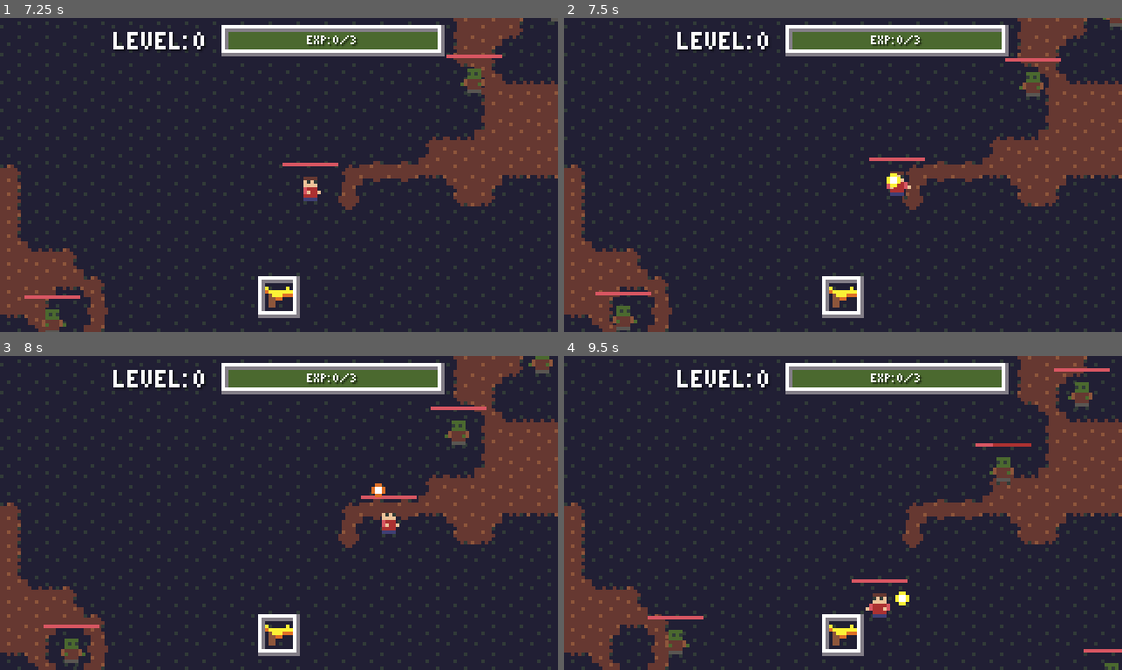
Above: before the commit, frames 1-4 (two rows, left to right).
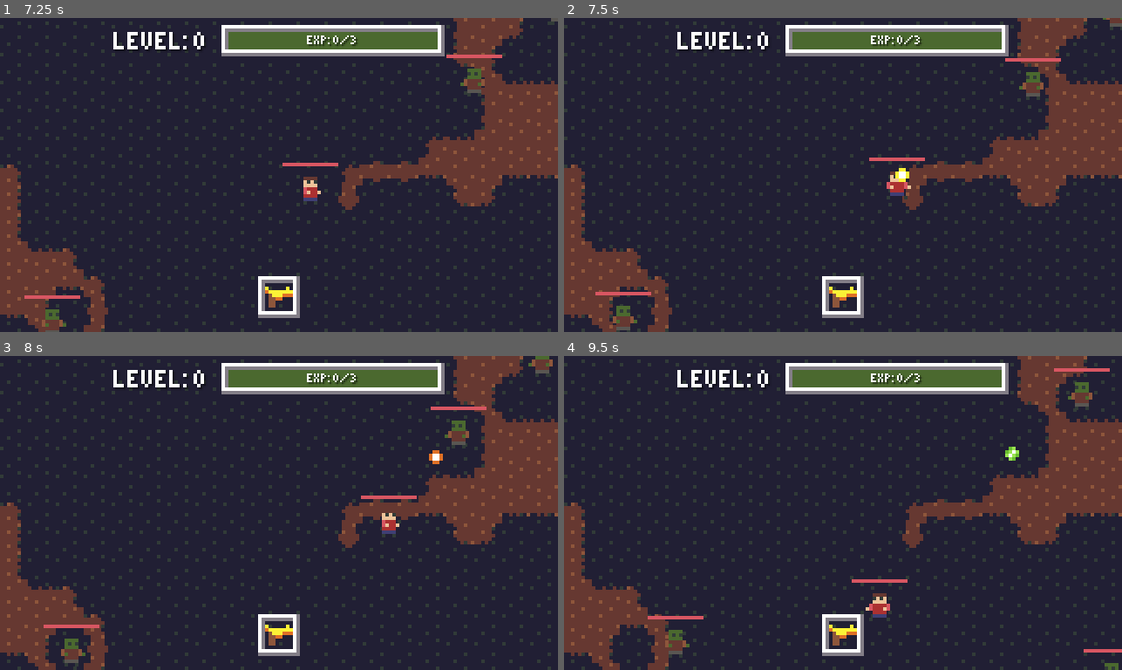
Above: after the commit, the same moments.

Repository: Joeyduch/Pixel_Survivor_TonyGameJam_Feb2025
Game: Godot game, scene res://Scenes/Main.tscn
Same seed, same stepped clock (60 frames per second), same inputs: the game is played once before the commit and once after it.
Inputs:
- Up to frame 1 (7.25 s): tap Enter at 0.5 s; hold D (Control_Right) 0.53-1.28 s; hold Space (Control_A) 0.53-1.28 s; hold S (Control_Down) 1.28-2.03 s; tap Space (Control_A) every 1.5 s from 1.35 to 5.85 s; hold D (Control_Right) 2.03-2.78 s; hold Space (Control_A) 2.03-2.78 s; hold W (Control_Up) 2.78-3.53 s; hold Space (Control_A) 3.53-4.28 s; hold A (Control_Left) 3.53-5.03 s; hold S (Control_Down) 5.03-5.78 s; hold Space (Control_A) 5.03-5.78 s; hold D (Control_Right) 5.78-6.53 s; hold W (Control_Up) from 6.53 s (still down); hold Space (Control_A) from 6.53 s (still down)
- Up to frame 2 (7.5 s): release W (Control_Up) at 7.28 s; release Space (Control_A) at 7.28 s; hold D (Control_Right) from 7.28 s (still down); tap Space (Control_A) at 7.35 s
- Up to frame 3 (8 s): keep holding D (Control_Right)
- Up to frame 4 (9.5 s): release D (Control_Right) at 8.03 s; hold S (Control_Down) 8.03-8.78 s; hold Space (Control_A) 8.03-8.78 s; hold A (Control_Left) from 8.78 s (still down); tap Space (Control_A) at 8.85 s

Frame 1 is identical in both runs. In frame 2, 0.1% of the frame differs, in the area x 57-62%, y 47-54%; in frame 3, 0.2%; in frame 4, 0.5%, in the area x 59-84%, y 27-80%.

Commit message:
Added new projectiles (bomb & fire) + Added NewProjectileUpgrade + Added Explosion + Added sprites + Hotfixes

Diff:
--- /dev/null
+++ b/Classes/Upgrades/NewProjectileUpgrade.gd
@@ -0,0 +1,20 @@
+class_name NewProjectileUpgrade extends WeaponBaseUpgrade
+
+var projectile_scenes:Array[PackedScene] = [
+	preload("res://Scenes/Objects/Projectile/ProjectileFire/ProjectileFire.tscn"),
+	preload("res://Scenes/Objects/Projectile/ProjectileBomb/ProjectileBomb.tscn"),
+]
+
+
+func apply(receiver:Entity) -> void:
+	super(receiver)
+
+	var chosen_weapon:BaseWeapon = get_random_weapon(receiver)
+	if not chosen_weapon: return
+
+	upgrade_icon = chosen_weapon.icon
+
+	var new_projectile:PackedScene = projectile_scenes[randi_range(0, projectile_scenes.size()-1)]
+	chosen_weapon.scene_projectile = new_projectile
+
+	print("%s got a new projectile on a random weapon." % [receiver.name])
--- a/Classes/Upgrades/WeaponCooldownUpgrade.gd
+++ b/Classes/Upgrades/WeaponCooldownUpgrade.gd
@@ -8,9 +8,9 @@
 	super(receiver)
 
 	var chosen_weapon:BaseWeapon = get_random_weapon(receiver)
-	if chosen_weapon:
-		chosen_weapon.cooldown_time *= time_scale
+	if not chosen_weapon: return
 
+	chosen_weapon.cooldown_time *= time_scale
 	upgrade_icon = chosen_weapon.icon
 
 	print("%s SCALED THE COOLDOWN OF WEAPON %s BY %s, NOW AT %s" % [
--- a/Classes/Upgrades/WeaponDamageUpgrade.gd
+++ b/Classes/Upgrades/WeaponDamageUpgrade.gd
@@ -8,9 +8,9 @@
 	super(receiver)
 
 	var chosen_weapon:BaseWeapon = get_random_weapon(receiver)
-	if chosen_weapon:
-		chosen_weapon.damage += damage_bonus
+	if not chosen_weapon: return
 
+	chosen_weapon.damage_modifier += damage_bonus
 	upgrade_icon = chosen_weapon.icon
 
 	print("%s ADDED %s DAMAGE TO WEAPON %s" % [
--- a/Classes/Upgrades/WeaponShotUpgrade.gd
+++ b/Classes/Upgrades/WeaponShotUpgrade.gd
@@ -8,9 +8,9 @@
 	super(receiver)
 
 	var chosen_weapon:BaseWeapon = get_random_weapon(receiver)
-	if chosen_weapon:
-		chosen_weapon.projectiles_per_shot += shot_amount_bonus
+	if not chosen_weapon: return
 
+	chosen_weapon.projectiles_per_shot += shot_amount_bonus
 	upgrade_icon = chosen_weapon.icon
 
 	print("%s ADDED %s MORE PROJECTILE PER SHOT FOR WEAPON %s" % [
--- a/Classes/Upgrades/WeaponSpreadUpgrade.gd
+++ b/Classes/Upgrades/WeaponSpreadUpgrade.gd
@@ -7,9 +7,9 @@
 	super(receiver)
 
 	var chosen_weapon:BaseWeapon = get_random_weapon(receiver)
-	if chosen_weapon:
-		chosen_weapon.spread *= spread_scale
+	if not chosen_weapon: return
 
+	chosen_weapon.spread *= spread_scale
 	upgrade_icon = chosen_weapon.icon
 
 	print("%s SCALED THE SPREAD OF WEAPON %s BY %s, NOW AT %s" % [
--- /dev/null
+++ b/Resources/Upgrades/NewProjectileUpgrade.tres
@@ -0,0 +1,11 @@
+[gd_resource type="Resource" script_class="NewProjectileUpgrade" load_steps=3 format=3 uid="uid://dgi4mnxfxaae2"]
+
+[ext_resource type="Script" uid="uid://dkbtaxsejlwbo" path="res://Classes/Upgrades/NewProjectileUpgrade.gd" id="1_th5vh"]
+[ext_resource type="Texture2D" uid="uid://bd7ng6dy3x7kx" path="res://Assets/Sprites/UI/Icon/UI_Icon_Plus_Blue.png" id="2_xpnn6"]
+
+[resource]
+script = ExtResource("1_th5vh")
+upgrade_name = "New Projectile"
+upgrade_icon = ExtResource("2_xpnn6")
+description = "A random weapon gains a random projectile type."
+metadata/_custom_type_script = "uid://dkbtaxsejlwbo"
--- a/Resources/Upgrades/UpgradesLists/WeaponUpgradesList.tres
+++ b/Resources/Upgrades/UpgradesLists/WeaponUpgradesList.tres
@@ -7,11 +7,12 @@
 [ext_resource type="Resource" uid="uid://bn4bjufkdnka4" path="res://Resources/Upgrades/WeaponShotUpgradeI.tres" id="5_4yox4"]
 [ext_resource type="Resource" uid="uid://cm3ob2e6lbc2v" path="res://Resources/Upgrades/WeaponDamageUpgradeI.tres" id="6_jgb2s"]
 [ext_resource type="Resource" uid="uid://d10ri6t8kf7cv" path="res://Resources/Upgrades/WeaponCooldownUpgradeI.tres" id="7_1bpo1"]
+[ext_resource type="Resource" uid="uid://dgi4mnxfxaae2" path="res://Resources/Upgrades/NewProjectileUpgrade.tres" id="8_1bpo1"]
 
 [resource]
 script = ExtResource("1_2nibw")
 list_thumbnail = ExtResource("1_4yox4")
 description = "Gain a random weapon upgrade."
-upgrades_list = Array[ExtResource("2_s8i44")]([ExtResource("4_4yox4"), ExtResource("7_1bpo1"), ExtResource("6_jgb2s"), ExtResource("5_4yox4")])
-chance_list = Array[float]([0.25, 0.25, 0.25, 0.25])
+upgrades_list = Array[ExtResource("2_s8i44")]([ExtResource("4_4yox4"), ExtResource("7_1bpo1"), ExtResource("6_jgb2s"), ExtResource("5_4yox4"), ExtResource("8_1bpo1")])
+chance_list = Array[float]([0.2, 0.2, 0.2, 0.2, 0.2])
 metadata/_custom_type_script = "uid://dml77484382lg"
--- a/Resources/Upgrades/WeaponShotUpgradeI.tres
+++ b/Resources/Upgrades/WeaponShotUpgradeI.tres
@@ -1,7 +1,7 @@
 [gd_resource type="Resource" script_class="WeaponShotUpgrade" load_steps=3 format=3 uid="uid://bn4bjufkdnka4"]
 
 [ext_resource type="Script" uid="uid://b8innuvwarqvx" path="res://Classes/Upgrades/WeaponShotUpgrade.gd" id="1_cnpe5"]
-[ext_resource type="Texture2D" uid="uid://bd7ng6dy3x7kx" path="res://Assets/Sprites/UI/Icon/UI_Icon_Plus_Blue.png" id="2_f8nc6"]
+[ext_resource type="Texture2D" uid="uid://brjlmuuay8ofl" path="res://Assets/Sprites/UI/Icon/UI_Icon_Charge_Yellow.png" id="2_f8nc6"]
 
 [resource]
 script = ExtResource("1_cnpe5")
--- a/Scenes/Components/Weapons/BaseWeapon/BaseWeapon.gd
+++ b/Scenes/Components/Weapons/BaseWeapon/BaseWeapon.gd
@@ -6,7 +6,7 @@
 @export var icon:Texture2D = null
 @export var scene_projectile:PackedScene = null
 @export var is_auto_fire:bool = true
-@export var damage:int = 1
+@export var damage_modifier:int = 0
 @export var projectiles_per_shot:int = 1: set = set_projectiles_per_shot
 @export var cooldown_time:float = 1: set = set_cooldown_time
 @export var spread:float = 15: set = set_spread
@@ -57,7 +57,7 @@
 		var parent_entity:Entity = get_parent_weapon_set().get_entity_holder()
 		projectile.creator = parent_entity
 		projectile.team = parent_entity.team
-		projectile.damage = damage
+		projectile.base_damage += damage_modifier
 		# set direction (with spread)
 		var angle_offset:float = randf_range(-spread/2, spread/2)
 		if projectiles_per_shot > 1:
--- a/Scenes/Main.tscn
+++ b/Scenes/Main.tscn
@@ -19,9 +19,9 @@
 [ext_resource type="PackedScene" uid="uid://d3vuhsylt2ro2" path="res://Scenes/UserInterface/UIComponents/UIBorderIcon/UIBorderIcon.tscn" id="17_2w5on"]
 [ext_resource type="Script" uid="uid://05kboq8epbyr" path="res://Scenes/UserInterface/Menus/NewWeapon/NewWeaponMenu.gd" id="17_346fj"]
 [ext_resource type="Texture2D" uid="uid://danjgn8xgxh33" path="res://Assets/Sprites/Misc/Gun.png" id="19_0sclb"]
-[ext_resource type="Texture2D" uid="uid://cwd5hjrsajgoh" path="res://Assets/Sprites/Misc/Eye.png" id="20_hwpts"]
-[ext_resource type="Texture2D" uid="uid://c7wxbpahj3e1y" path="res://Assets/Sprites/Misc/Diamond_0002.png" id="22_3tgeq"]
-[ext_resource type="Texture2D" uid="uid://b8o6ssqfx2rjl" path="res://Assets/Sprites/Loot/Box_0001.png" id="22_aht7i"]
+[ext_resource type="Texture2D" uid="uid://ccmrdcxxih15c" path="res://Assets/Sprites/Misc/MachineGun.png" id="20_fq0cl"]
+[ext_resource type="Texture2D" uid="uid://b0vyuuw0cyxfq" path="res://Assets/Sprites/Misc/SMG.png" id="21_hwpts"]
+[ext_resource type="Texture2D" uid="uid://bqa6luawd2okr" path="res://Assets/Sprites/Misc/Shotgun.png" id="22_hwpts"]
 
 [sub_resource type="TileSetAtlasSource" id="TileSetAtlasSource_h1m7h"]
 texture = ExtResource("5_1p5hy")
@@ -157,6 +157,7 @@
 script = ExtResource("9_6kjgy")
 
 [node name="MenuShade" type="ColorRect" parent="UI/Menus"]
+visible = false
 layout_mode = 1
 anchors_preset = 15
 anchor_right = 1.0
@@ -252,6 +253,7 @@
 uppercase = true
 
 [node name="NewWeaponMenu" type="Control" parent="UI/Menus"]
+visible = false
 layout_mode = 1
 anchors_preset = 15
 anchor_right = 1.0
@@ -294,12 +296,12 @@
 
 [node name="UIBorderIcon2" parent="UI/Menus/NewWeaponMenu/VBoxContainer/GridContainer" instance=ExtResource("17_2w5on")]
 layout_mode = 2
-icon = ExtResource("20_hwpts")
+icon = ExtResource("21_hwpts")
 
 [node name="UIBorderIcon3" parent="UI/Menus/NewWeaponMenu/VBoxContainer/GridContainer" instance=ExtResource("17_2w5on")]
 layout_mode = 2
-icon = ExtResource("22_3tgeq")
+icon = ExtResource("20_fq0cl")
 
 [node name="UIBorderIcon4" parent="UI/Menus/NewWeaponMenu/VBoxContainer/GridContainer" instance=ExtResource("17_2w5on")]
 layout_mode = 2
-icon = ExtResource("22_aht7i")
+icon = ExtResource("22_hwpts")
--- a/Scenes/Objects/Entity/Enemy/Enemy.tscn
+++ b/Scenes/Objects/Entity/Enemy/Enemy.tscn
@@ -19,3 +19,6 @@
 
 [node name="CharacterController" parent="." index="5"]
 speed = 8
+
+[node name="Life" parent="." index="6"]
+max_health = 4
--- /dev/null
+++ b/Scenes/Objects/Explosion/Explosion.gd
@@ -0,0 +1,24 @@
+class_name Explosion extends Area2D
+
+@export var damage:int = 1 # set by the bomb projectile
+
+@onready var animated_sprite:AnimatedSprite2D = $AnimatedSprite2D
+@onready var collision_shape:CollisionShape2D = $CollisionShape2D
+
+
+
+func _ready() -> void:
+	connect("body_entered", _on_body_entered)
+	animated_sprite.connect("animation_finished", _on_animated_sprite_animation_finished)
+	animated_sprite.play()
+
+
+
+func _on_body_entered(body:Node2D) -> void:
+	if body is not Entity: return
+	var entity:Entity = body
+	entity.life.hurt(damage)
+
+
+func _on_animated_sprite_animation_finished() -> void:
+	queue_free()
--- /dev/null
+++ b/Scenes/Objects/Explosion/Explosion.tscn
@@ -0,0 +1,49 @@
+[gd_scene load_steps=10 format=3 uid="uid://bi7t4r83xxnkt"]
+
+[ext_resource type="Script" uid="uid://bgarodrhomf1j" path="res://Scenes/Objects/Explosion/Explosion.gd" id="1_3c7g2"]
+[ext_resource type="Texture2D" uid="uid://b5v7pitoaonde" path="res://Assets/Sprites/Effects/Explosion_0001.png" id="1_l2voo"]
+[ext_resource type="Texture2D" uid="uid://dqi2jcrl2aii8" path="res://Assets/Sprites/Effects/Explosion_0002.png" id="2_3c7g2"]
+[ext_resource type="Texture2D" uid="uid://bpwao6i55hx2v" path="res://Assets/Sprites/Effects/Explosion_0003.png" id="3_n2tmt"]
+[ext_resource type="Texture2D" uid="uid://bad2xtk8dybxo" path="res://Assets/Sprites/Effects/Explosion_0004.png" id="4_crryn"]
+[ext_resource type="Texture2D" uid="uid://b30ca4thtji8s" path="res://Assets/Sprites/Effects/Explosion_0005.png" id="5_bp6xp"]
+[ext_resource type="Texture2D" uid="uid://hahb1xigo1di" path="res://Assets/Sprites/Effects/Explosion_0006.png" id="6_uk8c3"]
+
+[sub_resource type="CircleShape2D" id="CircleShape2D_btdce"]
+radius = 24.0
+
+[sub_resource type="SpriteFrames" id="SpriteFrames_11aqx"]
+animations = [{
+"frames": [{
+"duration": 1.0,
+"texture": ExtResource("1_l2voo")
+}, {
+"duration": 1.0,
+"texture": ExtResource("2_3c7g2")
+}, {
+"duration": 1.0,
+"texture": ExtResource("3_n2tmt")
+}, {
+"duration": 1.0,
+"texture": ExtResource("4_crryn")
+}, {
+"duration": 1.0,
+"texture": ExtResource("5_bp6xp")
+}, {
+"duration": 1.0,
+"texture": ExtResource("6_uk8c3")
+}],
+"loop": false,
+"name": &"default",
+"speed": 12.0
+}]
+
+[node name="Explosion" type="Area2D"]
+collision_layer = 3
+collision_mask = 3
+script = ExtResource("1_3c7g2")
+
+[node name="CollisionShape2D" type="CollisionShape2D" parent="."]
+shape = SubResource("CircleShape2D_btdce")
+
+[node name="AnimatedSprite2D" type="AnimatedSprite2D" parent="."]
+sprite_frames = SubResource("SpriteFrames_11aqx")
--- a/Scenes/Objects/Projectile/Projectile.gd
+++ b/Scenes/Objects/Projectile/Projectile.gd
@@ -1,18 +1,19 @@
 class_name Projectile extends Area2D
 
 @export var base_health:int = 1
-@export var speed:int = 64
+@export var speed:int = 128
+@export var is_projectile_damaging:bool = true # can be turned off for special projectiles like bombs
+@export var base_damage:int = 1
 
 @onready var life:Life = $Life
 @onready var on_screen_notifier:VisibleOnScreenNotifier2D = $OnScreenNotifier
 @onready var animated_sprite:AnimatedSprite2D = $AnimatedSprite2D
 @onready var lifetime_timer:Timer = $Lifetime
 
-var damage:int = 1 # changed by BaseWeapon when creating new projectile
-
 var creator:Entity = null
 var team:int = -1
 var direction:Vector2 = Vector2(0,0)
+
 
 
 func _ready() -> void:
@@ -32,22 +33,36 @@
 
 
 
+#	--------------------
+#	METHODS
+#	--------------------
+
+func destroy() -> void:
+	queue_free()
+
+
+
+#	--------------------
+#	SIGNALS
+#	--------------------
+
 func _body_entered(body:Node2D) -> void:
 	if body == creator or not body is Entity: return
 	var entity:Entity = body
 	if team == entity.team: return
 
-	entity.life.hurt(damage)
+	if is_projectile_damaging:
+		entity.life.hurt(base_damage)
 	life.hurt(1)
 
 
 func _on_screen_notifier_screen_exited() -> void:
-	queue_free()
+	destroy()
 
 
 func _life_died() -> void:
-	queue_free()
+	destroy()
 
 
 func _lifetime_timer_timeout() -> void:
-	queue_free()
+	destroy()
--- a/Scenes/Objects/Projectile/Projectile.tscn
+++ b/Scenes/Objects/Projectile/Projectile.tscn
@@ -26,6 +26,7 @@
 collision_layer = 3
 collision_mask = 3
 script = ExtResource("1_ruweo")
+base_damage = 2
 
 [node name="AnimatedSprite2D" type="AnimatedSprite2D" parent="."]
 sprite_frames = SubResource("SpriteFrames_x0kbl")
--- /dev/null
+++ b/Scenes/Objects/Projectile/ProjectileBomb/ProjectileBomb.gd
@@ -0,0 +1,17 @@
+class_name ProjectileBomb extends Projectile
+
+@export var explosion_scene:PackedScene = preload("res://Scenes/Objects/Explosion/Explosion.tscn")
+
+
+
+func create_explosion(spawn_position:Vector2) -> void:
+	var explosion:Explosion = explosion_scene.instantiate()
+	explosion.position = spawn_position
+	explosion.damage = base_damage
+	get_parent().add_child(explosion)
+
+
+# parent method
+func destroy() -> void:
+	super()
+	call_deferred("create_explosion", position)
--- /dev/null
+++ b/Scenes/Objects/Projectile/ProjectileBomb/ProjectileBomb.tscn
@@ -0,0 +1,40 @@
+[gd_scene load_steps=9 format=3 uid="uid://bc6fe2cich48o"]
+
+[ext_resource type="PackedScene" uid="uid://cccpsq0oessnx" path="res://Scenes/Objects/Projectile/Projectile.tscn" id="1_7ddsr"]
+[ext_resource type="Script" uid="uid://dirs6lysawycx" path="res://Scenes/Objects/Projectile/ProjectileBomb/ProjectileBomb.gd" id="2_tcbg2"]
+[ext_resource type="Texture2D" uid="uid://d4b25idenxflq" path="res://Assets/Sprites/Projectiles/Bomb_0001.png" id="2_y4oyt"]
+[ext_resource type="PackedScene" uid="uid://bi7t4r83xxnkt" path="res://Scenes/Objects/Explosion/Explosion.tscn" id="3_cucpl"]
+[ext_resource type="Texture2D" uid="uid://bu5c1c51vitls" path="res://Assets/Sprites/Projectiles/Bomb_0002.png" id="3_tcbg2"]
+[ext_resource type="Texture2D" uid="uid://bbye7inqyq0bp" path="res://Assets/Sprites/Projectiles/Bomb_0003.png" id="4_cucpl"]
+[ext_resource type="Texture2D" uid="uid://rwd2kx8krmt1" path="res://Assets/Sprites/Projectiles/Bomb_0004.png" id="5_ow5tv"]
+
+[sub_resource type="SpriteFrames" id="SpriteFrames_8vyf5"]
+animations = [{
+"frames": [{
+"duration": 1.0,
+"texture": ExtResource("2_y4oyt")
+}, {
+"duration": 1.0,
+"texture": ExtResource("3_tcbg2")
+}, {
+"duration": 1.0,
+"texture": ExtResource("4_cucpl")
+}, {
+"duration": 1.0,
+"texture": ExtResource("5_ow5tv")
+}],
+"loop": true,
+"name": &"default",
+"speed": 10.0
+}]
+
+[node name="ProjectileBomb" instance=ExtResource("1_7ddsr")]
+script = ExtResource("2_tcbg2")
+explosion_scene = ExtResource("3_cucpl")
+speed = 64
+is_projectile_damaging = false
+base_damage = 4
+
+[node name="AnimatedSprite2D" parent="." index="0"]
+sprite_frames = SubResource("SpriteFrames_8vyf5")
+frame_progress = 0.0
--- /dev/null
+++ b/Scenes/Objects/Projectile/ProjectileFire/ProjectileFire.tscn
@@ -0,0 +1,33 @@
+[gd_scene load_steps=6 format=3 uid="uid://uusdhnxasej6"]
+
+[ext_resource type="PackedScene" uid="uid://cccpsq0oessnx" path="res://Scenes/Objects/Projectile/Projectile.tscn" id="1_2u5tu"]
+[ext_resource type="Texture2D" uid="uid://jxa205v122jk" path="res://Assets/Sprites/Projectiles/FireCharge_0001.png" id="2_ri6e3"]
+[ext_resource type="Texture2D" uid="uid://cgf5g5pmv8bu8" path="res://Assets/Sprites/Projectiles/FireCharge_0002.png" id="3_tdamx"]
+
+[sub_resource type="SpriteFrames" id="SpriteFrames_rm7qp"]
+animations = [{
+"frames": [{
+"duration": 1.0,
+"texture": ExtResource("2_ri6e3")
+}, {
+"duration": 1.0,
+"texture": ExtResource("3_tdamx")
+}],
+"loop": true,
+"name": &"default",
+"speed": 10.0
+}]
+
+[sub_resource type="CircleShape2D" id="CircleShape2D_1aeij"]
+
+[node name="ProjectileFire" instance=ExtResource("1_2u5tu")]
+base_health = 3
+speed = 64
+base_damage = 1
+
+[node name="AnimatedSprite2D" parent="." index="0"]
+sprite_frames = SubResource("SpriteFrames_rm7qp")
+frame_progress = 0.0
+
+[node name="CollisionShape2D" parent="." index="1"]
+shape = SubResource("CircleShape2D_1aeij")
Binary file added: Assets/Sprites/Effects/Explosion_0001.png
Not shown, added: Assets/Sprites/Effects/Explosion_0001.png.import
Binary file added: Assets/Sprites/Effects/Explosion_0002.png
Not shown, added: Assets/Sprites/Effects/Explosion_0002.png.import
Binary file added: Assets/Sprites/Effects/Explosion_0003.png
Not shown, added: Assets/Sprites/Effects/Explosion_0003.png.import
Binary file added: Assets/Sprites/Effects/Explosion_0004.png
Not shown, added: Assets/Sprites/Effects/Explosion_0004.png.import
Binary file added: Assets/Sprites/Effects/Explosion_0005.png
Not shown, added: Assets/Sprites/Effects/Explosion_0005.png.import
Binary file added: Assets/Sprites/Effects/Explosion_0006.png
Not shown, added: Assets/Sprites/Effects/Explosion_0006.png.import
(and 25 more such lines)
